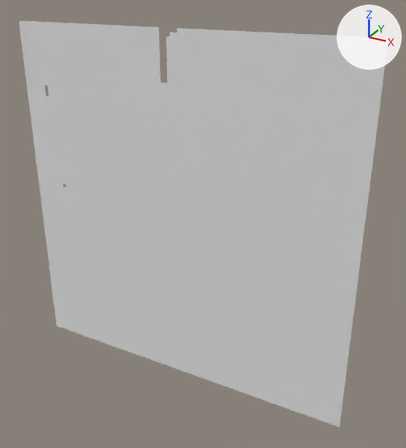
Before and after pictures for a commit that changed the OBJ model Politico_peace_or_war/Assets/Tiled2Unity/Meshes/2d RPG.obj.
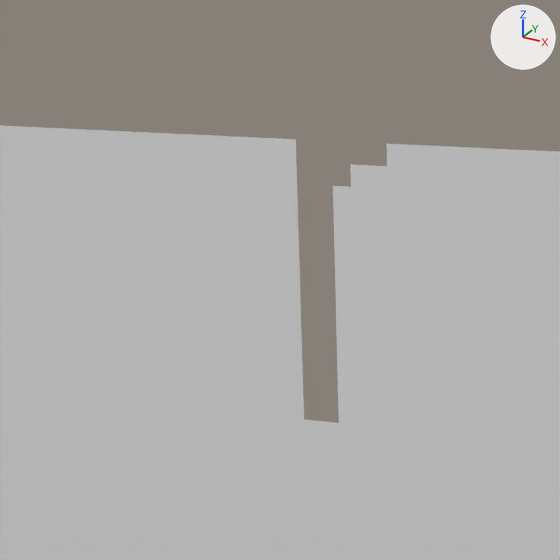
There are two pictures of each version: one whole from a camera (50 mm lens) standing at (775.0, -3849.0, 354.0) and looking at (-1397.0, 101.0, -1621.0), one close up on the part from 25% to 52% of the width and 0% to 25% of the height. The axes (+X, +Y, +Z) are drawn at upper right. The lights are the same throughout. Where no turn or scale is listed for an object, it has been applied to the vertices.

Names of what the first close-up shows: '2d RPG'.
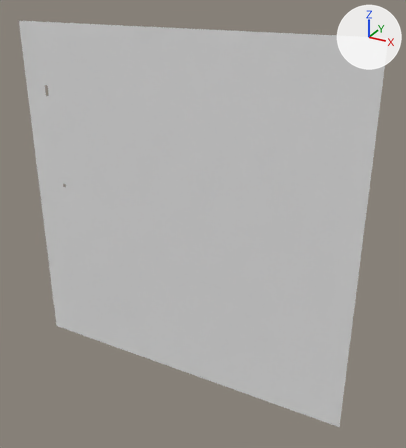
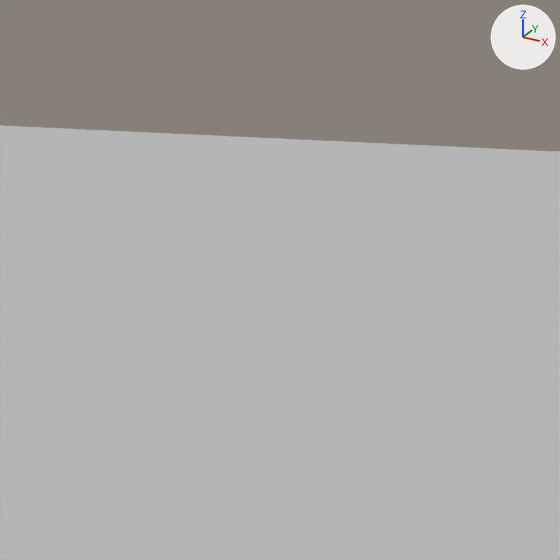
Pixel boxes [x1, y1, x2, y2] of what changed, in the close-ups (560 x 560 px):
```json
{"part": 1, "of": "me_2d_rpg", "change": "added", "after": [296, 139, 387, 423]}
```

Scene script edits in JSON lines:
```json
{"block": "me_2d_rpg", "where": "# used by ob_2d_rpg; location = (0.0, 0.0, 0.0)"}
{"op": "remove", "block": "me_2d_rpg", "code": "me_2d_rpg.from_pydata(...)  # 10184 vertices, 9966 faces; spans x -3200.0..0.0, y 0.0, z -3200.0..0.0"}
{"op": "add", "block": "me_2d_rpg", "code": "me_2d_rpg.from_pydata(...)  # 10201 vertices, 9996 faces; spans x -3200.0..0.0, y 0.0, z -3200.0..0.0"}
{"block": "me_2d_rpg", "change": "me_2d_rpg part 1"}
{"block": "me_2d_rpg", "change": "4 vertices are added at (-1664.0, 0.0, 0.0), (-1632.0, 0.0, 0.0), (-1696.0, 0.0, -32.0), (-1696.0, 0.0, 0.0)"}
{"block": "me_2d_rpg", "change": "13 new vertices lie (-32.0, 0.0, 0.0) away from vertices in x -1664.0..-1568.0, y 0.0, z -384.0..0.0"}
{"block": "me_2d_rpg", "change": "30 new faces join them"}
```
